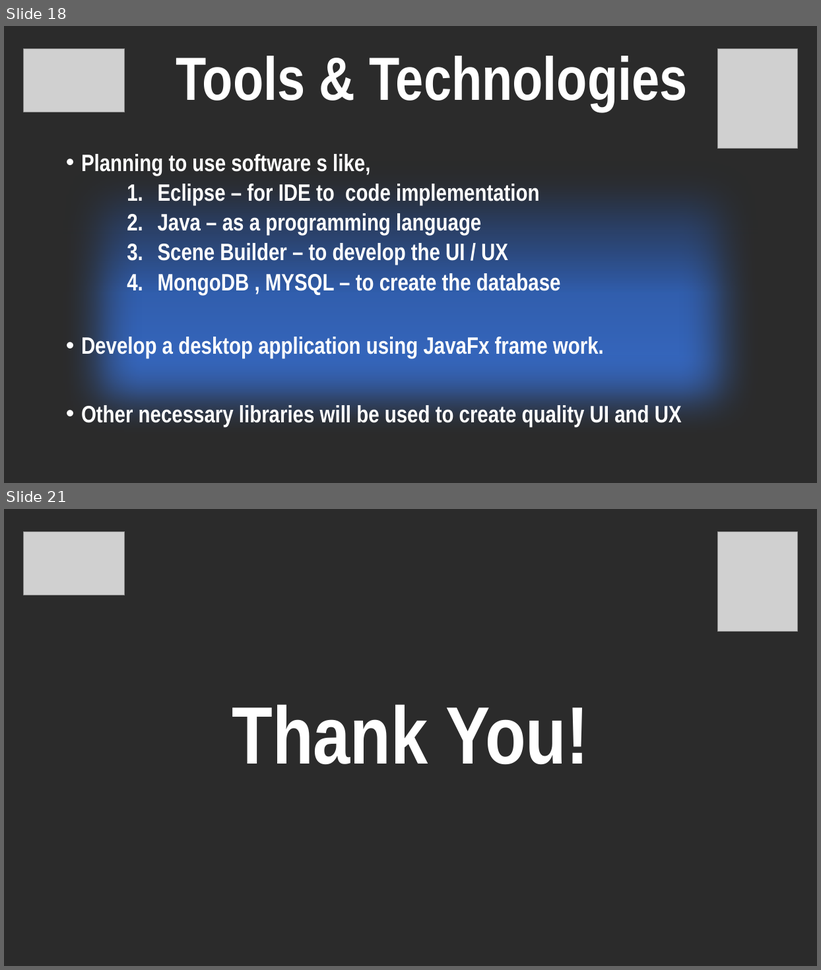
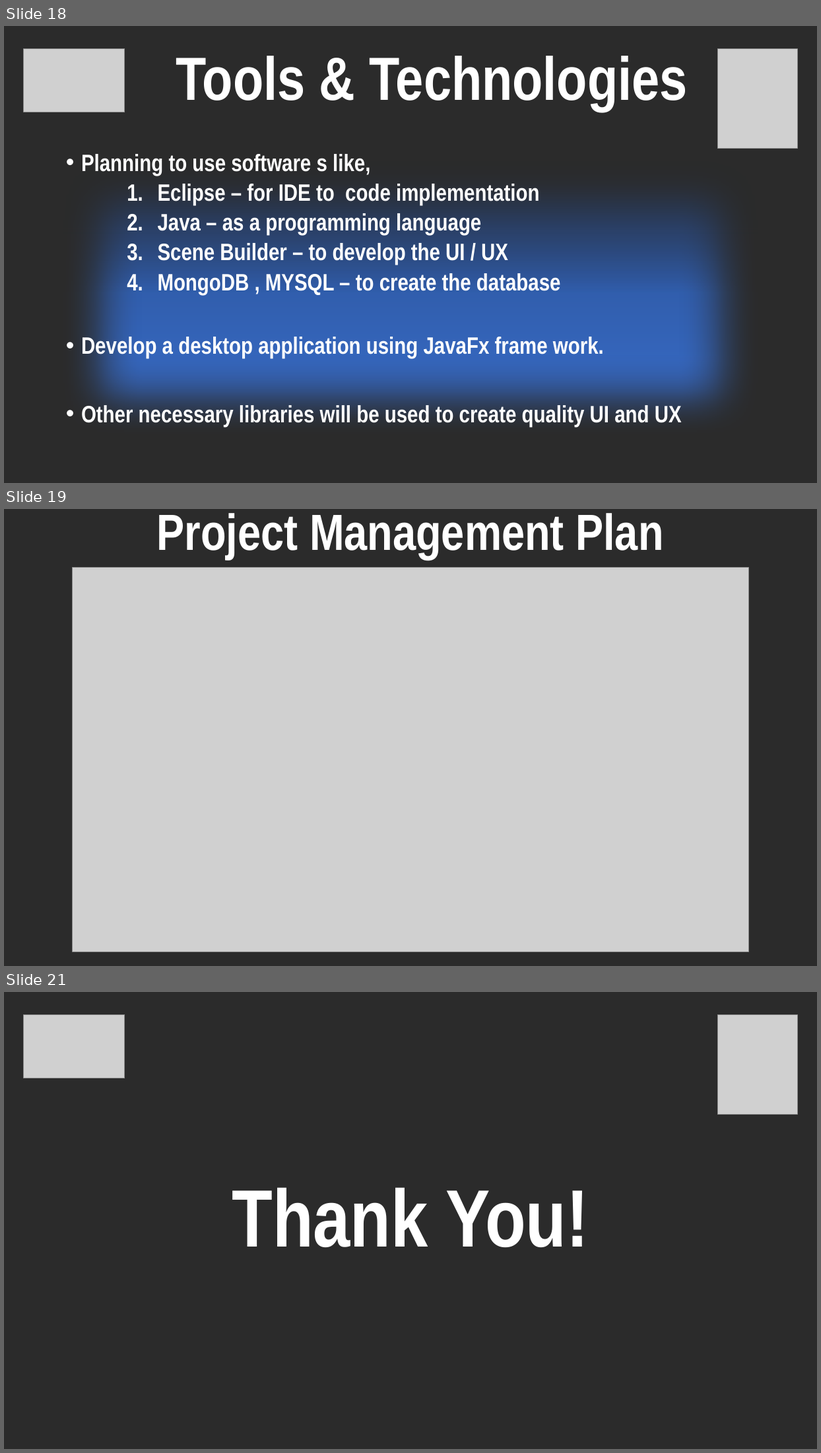
Before and after one commit to Lasitha64/Project1, a slide deck: Project Proposal New.pptx. Shown one above the other, each under a label of ours: slides 18 and 21 before the commit, slides 18, 19 and 21 after it; the slides between them are not shown. The pictures are 821x970 and 821x1453 pixels, drawn with LibreOffice and Linux fonts; fonts in the diff are those of the drawing; grey boxes stand for pictures; background and template pictures are left out; a plain dark background stands for a picture behind light text. Boxes give left, top, right and bottom in pixels: in the first picture for what was removed or moved away, otherwise in the second. Text is boxed around its words. In the diff, an @@ line names an element or a change of style, - is before the commit and + after.

```diff
--- a/Project Proposal New.pptx
+++ b/Project Proposal New.pptx
@@ slide 19 added at (4,509,817,966), background picture (left out) @@
@@ title added at (157,513,663,560), 60 pt, text #FFFFFF, bold @@
+Project Management Plan
@@ picture added at (73,567,748,952) @@
```
Also in this commit, not shown: 1 slide changed, 1 other slide added, 2 slides removed.
